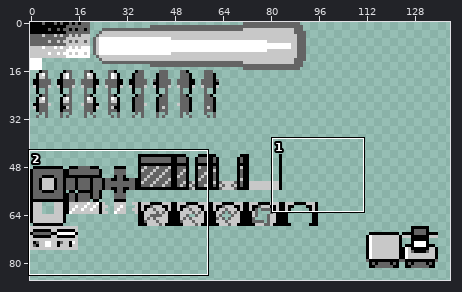
Two versions of one sprite sheet, assets/SpriteSheet-0.png. Above, an overview of the earlier version with the close-up marked.
Close-up. Before the commit:
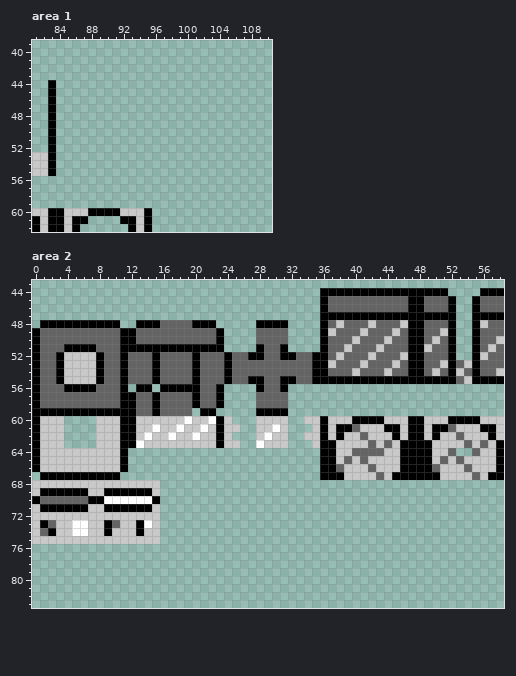
The file is 160x144 pixels. Shown: area 1: x 81..110, y 39..62; area 2: x 0..58, y 43..83. The wide view leaves out empty margins.
The result:
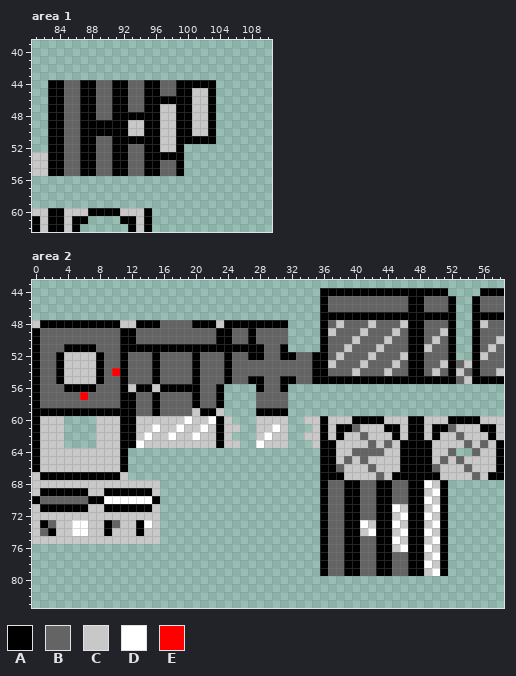
Palette (. is transparent): A #000000  B #646464  C #c8c8c8  D #ffffff  E #ff0000
Message: Added vertical door animations and single wall top.
What changed:
Area 1:
The author put colour A in row 44 at x 84, 87 to 88, 91 to 92, 95 to 96 and 99 to 103; in row 45 at x 84, 87 to 88, 91 to 92, 95 to 96, 99 to 100 and 103; in row 46 at x 84, 87 to 88, 91 to 92, 95 to 100 and 103; in row 47 at x 84, 87 to 88, 91 to 92, 95 to 96, 99 to 100 and 103; in row 48 at x 84, 87 to 88, 91 to 96, 99 to 100 and 103; in rows 49 to 50 at x 84, 87 to 92, 95 to 96, 99 to 100 and 103.
The author put colour A in row 51 at x 84, 87 to 88, 91 to 96 and 99 to 103; in row 52 at x 84, 87 to 88, 91 to 92, 95 to 96 and 99; in row 53 at x 84, 87 to 88, 91 to 92 and 95 to 99; in rows 54 to 55 at x 84, 87 to 88, 91 to 92, 95 to 96 and 99.
The author put colour B in rows 44 to 45 at x 85 to 86, 89 to 90, 93 to 94 and 97 to 98; in rows 46 to 47 at x 85 to 86, 89 to 90 and 93 to 94; in row 48 at x 85 to 86 and 89 to 90; in rows 49 to 50 at x 85 to 86; in row 51 at x 85 to 86 and 89 to 90; in rows 52 to 53 at x 85 to 86, 89 to 90 and 93 to 94.
The author put colour B in rows 54 to 55 at x 85 to 86, 89 to 90, 93 to 94 and 97 to 98.
The author put colour C in rows 45 to 46 at x 101 to 102; in rows 47 to 48 at x 97 to 98 and 101 to 102; in rows 49 to 50 at x 93 to 94, 97 to 98 and 101 to 102; in rows 51 to 52 at x 97 to 98.
Area 2:
The author put colour A in row 48 at x 24 to 27; in rows 49 to 50 at x 24 and 27; in row 51 at x 24 to 27; in rows 68 to 79 at x 36, 39 to 40, 43 to 44, 47 to 48 and 51.
The author put colour B in rows 49 to 50 at x 25 to 26; in rows 68 to 70 at x 37 to 38, 41 to 42 and 45 to 46; in rows 71 to 72 at x 37 to 38 and 41 to 42; in rows 73 to 74 at x 37 to 38; in rows 75 to 76 at x 37 to 38 and 41 to 42; in rows 77 to 79 at x 37 to 38, 41 to 42 and 45 to 46.
The author put colour C in row 48 at x 0, 11 to 12 and 23; in row 56 at x 12 and 15; in row 59 at x 20 and 23; in row 67 at x 0 and 11; in row 68 at x 50; in row 69 at x 49.
The author put colour C in row 70 at x 50; in row 71 at x 46 and 49; in row 72 at x 45 and 50; in row 73 at x 42, 46 and 49; in row 74 at x 41, 45 and 50; in row 75 at x 46 and 49.
The author put colour C in row 76 at x 45 and 50; in row 77 at x 49; in row 78 at x 50; in row 79 at x 49.
The author put colour D in row 68 at x 49; in row 69 at x 50; in row 70 at x 49; in row 71 at x 45 and 50; in row 72 at x 46 and 49; in row 73 at x 41, 45 and 50.
The author put colour D in row 74 at x 42, 46 and 49; in row 75 at x 45 and 50; in row 76 at x 46 and 49; in row 77 at x 50; in row 78 at x 49; in row 79 at x 50.
Colour B becomes colour E in row 54 at x 10; in row 57 at x 6.
